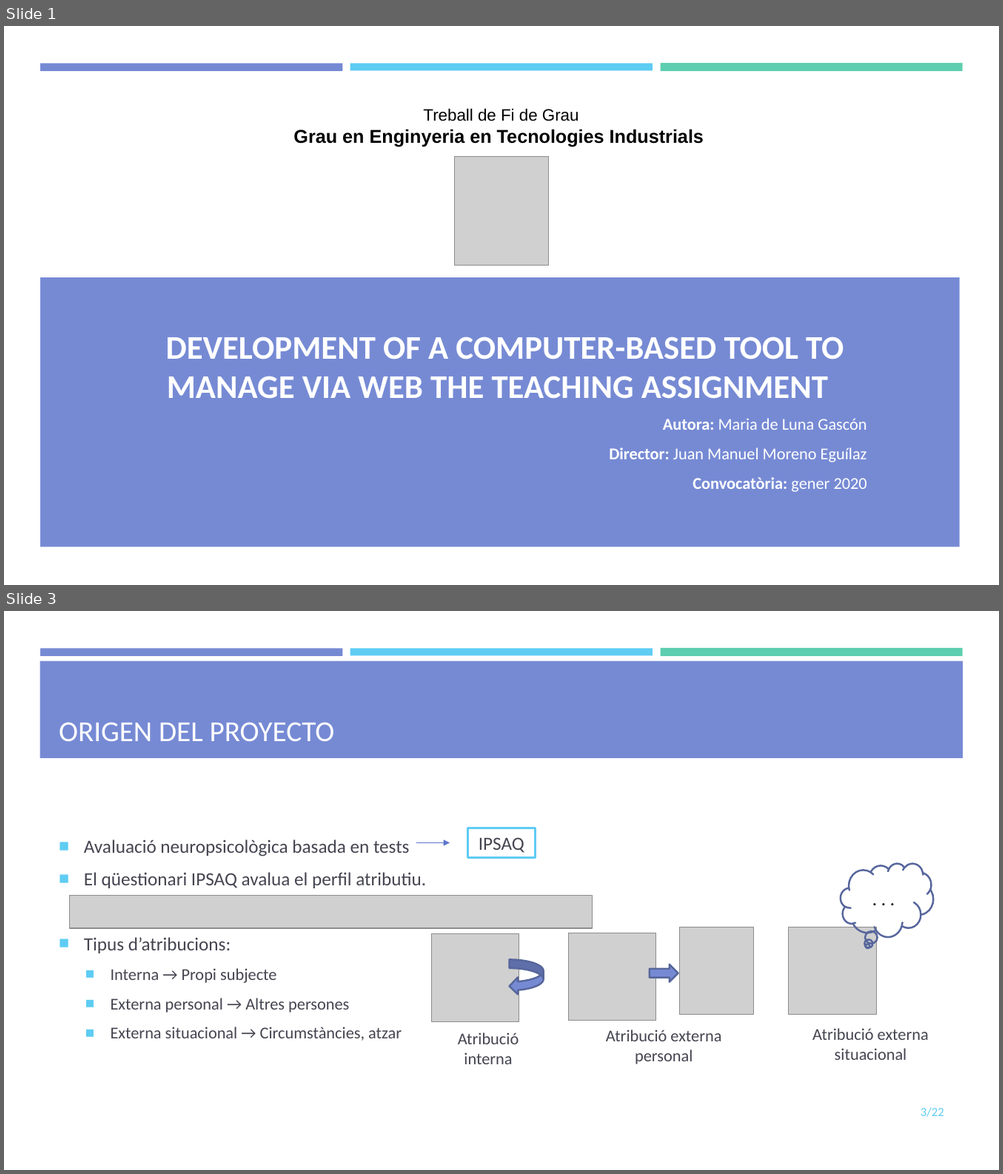
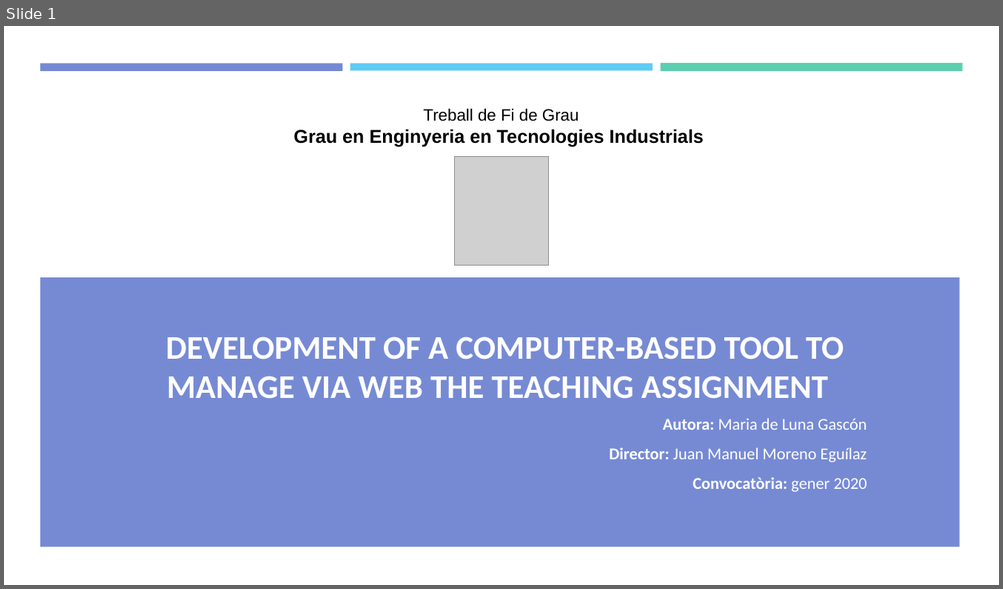
Before and after one commit to mdlunag/tfg, a slide deck: tfg_presentacio.pptx. Shown one above the other, each under a label of ours: slides 1 and 3 before the commit, slide 1 after it; the slides between them are not shown. The pictures are 1003x1174 and 1003x589 pixels, drawn with LibreOffice and Linux fonts; fonts in the diff are those of the drawing; grey boxes stand for pictures; background and template pictures are left out. Boxes give left, top, right and bottom in pixels: in the first picture for what was removed or moved away, otherwise in the second. Text is boxed around its words. In the diff, an @@ line names an element or a change of style, - is before the commit and + after.

```diff
--- a/tfg_presentacio.pptx
+++ b/tfg_presentacio.pptx
@@ slide 3 removed at [4, 611, 999, 1170], background #FFFFFF; not listed: 3 template elements that a slide beside it also shows @@
@@ rectangle removed at [40, 661, 963, 758] @@
@@ title removed at [59, 722, 335, 741] @@
-ORIGEN DEL PROYECTO
@@ rectangle removed at [467, 828, 535, 858] @@
-IPSAQ
@@ text removed at [84, 840, 426, 1041] @@
-■ Avaluació neuropsicològica basada en tests
-■ El qüestionari IPSAQ avalua el perfil atributiu.
-■ Tipus d’atribucions:
-  ■ Interna → Propi subjecte
-  ■ Externa personal → Altres persones
-  ■ Externa situacional → Circumstàncies, atzar
@@ arrow removed from (417, 843) to (449, 843) @@
@@ thought cloud removed at [840, 864, 933, 938] @@
-. . .
@@ picture removed at [70, 896, 593, 929] @@
@@ picture removed at [431, 935, 519, 1023] @@
@@ picture removed at [568, 934, 656, 1022] @@
@@ picture removed at [679, 927, 753, 1015] @@
@@ picture removed at [788, 927, 876, 1015] @@
@@ curved left arrow removed at [509, 960, 543, 995] @@
@@ right arrow removed at [649, 965, 678, 982] @@
@@ text removed at [606, 1030, 721, 1065] @@
-Atribució externa personal
@@ text removed at [812, 1028, 928, 1060] @@
-Atribució externa situacional
@@ text removed at [458, 1033, 519, 1065] @@
-Atribució interna
@@ page number removed at [920, 1108, 944, 1117] @@
-3/22
```
Also in this commit, not shown: 4 slides changed, 3 slides added, 2 other slides removed, 1 other file.
